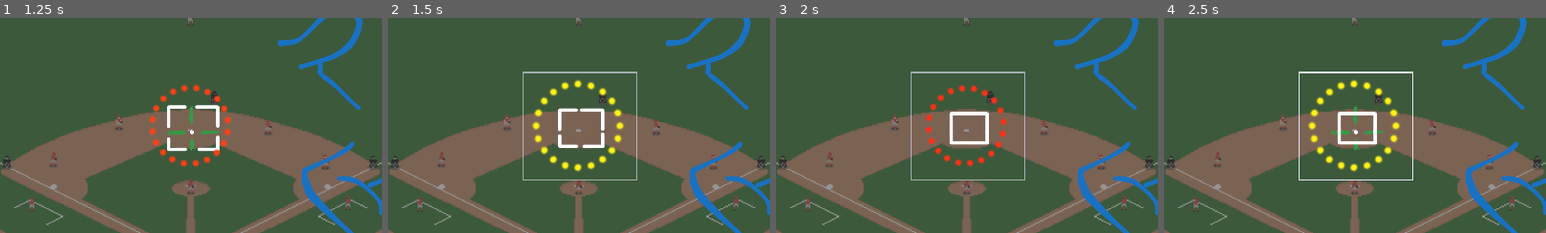
Above: before the commit, frames 1-4 (left to right).
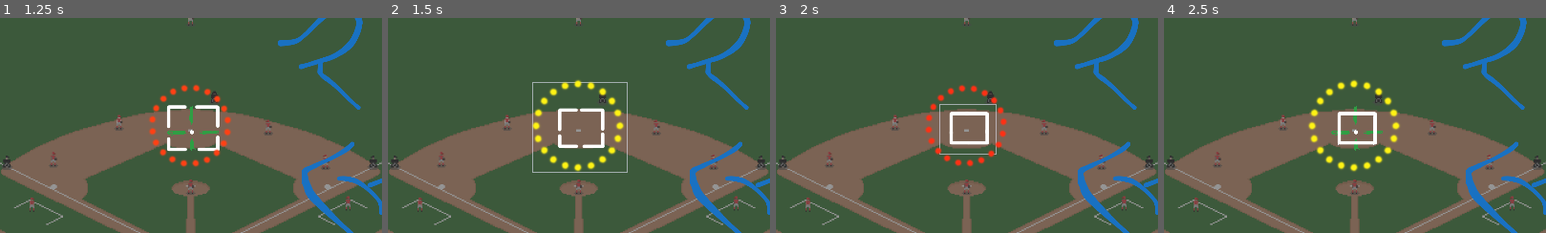
Above: after the commit, the same moments.

Repository: olive20xx/kgj-baseball
Game: Godot game, scene res://src/play_ball.tscn
Same seed, same stepped clock (60 frames per second), same inputs: the game is played once before the commit and once after it.
Inputs:
- Up to frame 1 (1.25 s): tap Enter (ui_accept) at 0.5, 0.77 s; hold Space (swing) from 0.53 s (still down)
- Up to frame 2 (1.5 s): release Space (swing) at 1.28 s; tap Space (swing) at 1.35 s
- Up to frame 3 (2 s): tap Enter (ui_accept) at 1.52 s
- Up to frame 4 (2.5 s): hold Space (swing) from 2.03 s (still down)
The pictures show only the part of the screen within x 25-75%, y 40-90%; the shares and areas given below are measured in that part.

Frame 1 is identical in both runs. In frame 2, 1.1% of the frame differs, in the area x 35-66%, y 24-76%; in frame 3, 0.9%; in frame 4, 0.7%.

Commit message:
wip animate arrival rect

Diff:
--- a/src/cursors/pitcher/cursor.tscn
+++ b/src/cursors/pitcher/cursor.tscn
@@ -11,7 +11,7 @@
 [ext_resource type="Texture2D" uid="uid://pj42bcjxxrc2" path="res://assets/square-botright.png" id="8_wwxou"]
 
 [sub_resource type="RectangleShape2D" id="RectangleShape2D_rlqu2"]
-size = Vector2(58.935, 48.019)
+size = Vector2(59, 48)
 
 [node name="PitcherCursor" type="Node2D"]
 script = ExtResource("2_j44ip")
@@ -53,5 +53,5 @@
 [node name="Area2D" type="Area2D" parent="."]
 
 [node name="CollisionShape2D" type="CollisionShape2D" parent="Area2D"]
-position = Vector2(2.25, -6.9)
+position = Vector2(2.25, -7)
 shape = SubResource("RectangleShape2D_rlqu2")
--- a/src/cursors/pitcher/pitcher_cursor.gd
+++ b/src/cursors/pitcher/pitcher_cursor.gd
@@ -2,12 +2,11 @@
 extends Node2D
 
 signal arrived(shape: CollisionShape2D)
-signal arrival_start
+signal arrival_start(time: float)
 signal pitching
 
 var accept_input := true
 
-@onready var arrival_rect: Rectangle2D = $Rectangle
 @onready var move: Move = $Move
 @onready var pitcher_square: PitcherSquare = $Square
 @onready var collision_shape: CollisionShape2D = $Area2D/CollisionShape2D
@@ -39,7 +38,7 @@
 	crosshair.modulate.a = 1.0
 	await get_tree().create_timer(0.5).timeout
 	# narrow square
-	arrival_start.emit()
+	arrival_start.emit(time_to_arrive)
 	crosshair.modulate.a = 0.0
 	var time_to_tight := 0.5
 	var tween := pitcher_square.tighten_it_up_there_boys(time_to_tight)
--- a/src/strikezone/zone.gd
+++ b/src/strikezone/zone.gd
@@ -2,6 +2,8 @@
 extends Node2D
 
 @export var pitcher_cursor: PitcherCursor
+
+var arrival_rect_moving := false
 
 var topleft: Vector2:
 	get: return Vector2(home_plate.left, batter.top)
@@ -13,11 +15,27 @@
 @onready var batter: Batter = $Batter
 @onready var arrival_rect: Rectangle2D = $Rectangle
 @onready var rect := Rect2(topleft, size)
-@onready var target_rect
+@onready var target_rect: Rect2 = pitcher_cursor.collision_shape.shape.get_rect()
+@onready var arrival_scale := Vector2(target_rect.size.x / size.x, target_rect.size.y / size.y)
+
+var moving := false
+var elapsed_time := 0.0
+var arrival_time: float
 
 func _ready() -> void:
 	pitcher_cursor.pitching.connect(show_arrival_rect)
 	pitcher_cursor.arrival_start.connect(animate_arrival_rect)
+
+#TODO: THERE'S NO WAY TO DO THIS EXCEPT TO LERP THE FOUR CORNERS OF THE RECT >>>___<<<
+func _process(delta: float) -> void:
+	if moving:
+		elapsed_time += delta
+		var t := clampf(elapsed_time / arrival_time, 0.0, 1.0)
+		#TODO: add collision shape offset
+		arrival_rect.position = arrival_rect.position.lerp(pitcher_cursor.position, t)
+	if elapsed_time >= arrival_time:
+		moving = false
+
 
 
 func show_arrival_rect() -> void:
@@ -28,7 +46,18 @@
 	arrival_rect.start_blink(0.2, 0.05, 0.05)
 
 
-func animate_arrival_rect() -> void:
+func animate_arrival_rect(time: float) -> void:
+	arrival_time = time
 	arrival_rect.stop_blink()
 	arrival_rect.modulate.a = 0.6
+	# arrival_rect.position = pitcher_cursor.position
 	# move and scale to pitcher_square
+	moving = true
+	var tween := create_tween().set_parallel()
+	tween.tween_property(arrival_rect, "scale", arrival_scale, time)
+	# tween.tween_property(arrival_rect, "position", pitcher_cursor.position, time)
+	tween.play()
+
+
+func get_target_rect() -> Rect2:
+	return pitcher_cursor.collision_shape.shape.get_rect()
